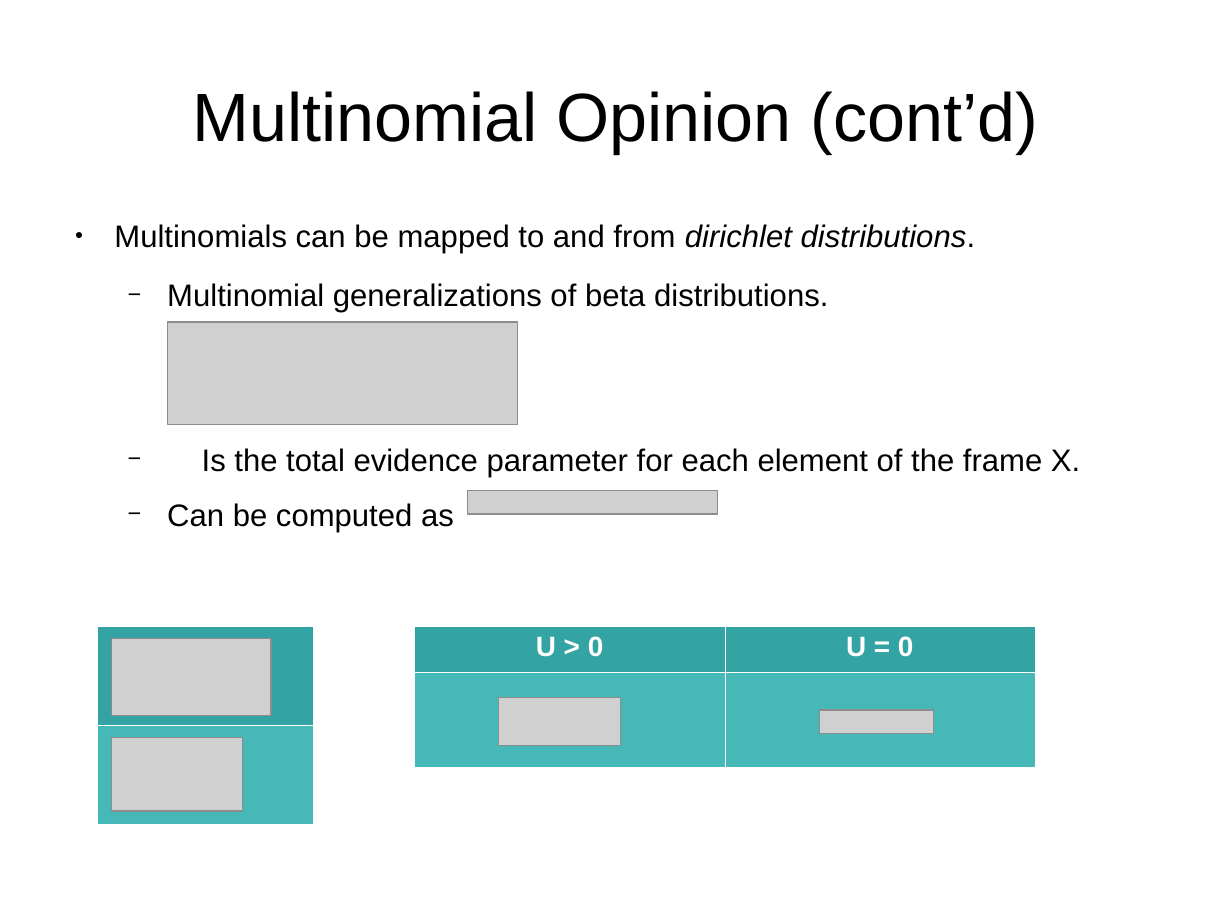
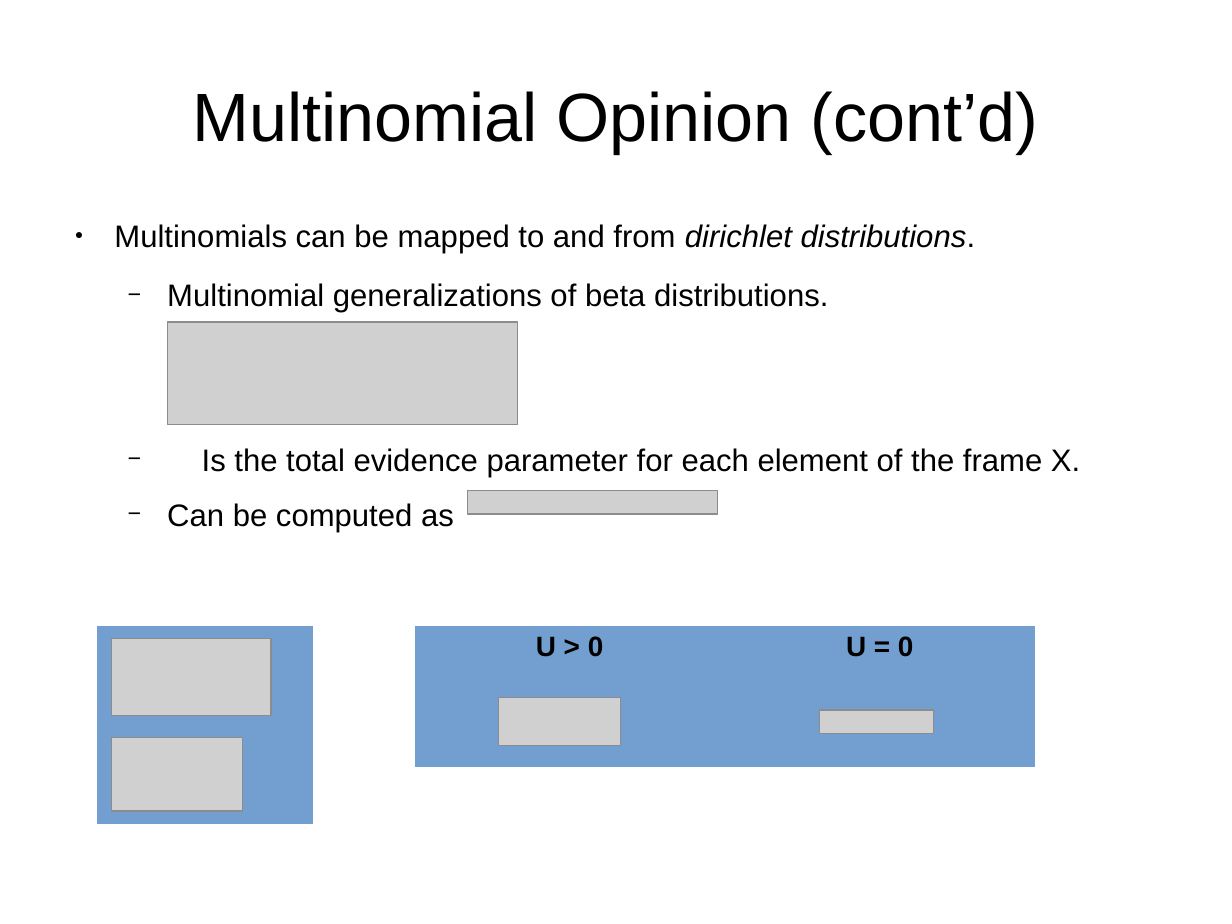
Before and after one commit to bstamour/SLHS, a slide deck: slide 19 of docs/proposal-from-bob.odp. Drawn at 1232x924 pixels with LibreOffice and Linux fonts; fonts in the diff are those of the drawing; grey boxes stand for pictures; background and template pictures are left out. Boxes give left, top, right and bottom in pixels: in the first picture for what was removed or moved away, otherwise in the second. Text is boxed around its words. In the diff, an @@ line names an element or a change of style, - is before the commit and + after.

```diff
--- a/docs/proposal-from-bob.odp
+++ b/docs/proposal-from-bob.odp
@@ table at bbox=[97, 626, 313, 824] @@
@@ fill #33A3A3 to #729FCF in row 1, column 1 @@
@@ fill #47B8B8 to #729FCF in row 2, column 1 @@
@@ borders changed @@
@@ table at bbox=[415, 626, 1036, 767] @@
@@ fill #33A3A3 to #729FCF in row 1 @@
@@ fill #47B8B8 to #729FCF in row 2 @@
@@ text colour #FFFFFF to #000000 @@
@@ borders changed @@
```
Also in this commit, not shown: 7 other slides changed.
